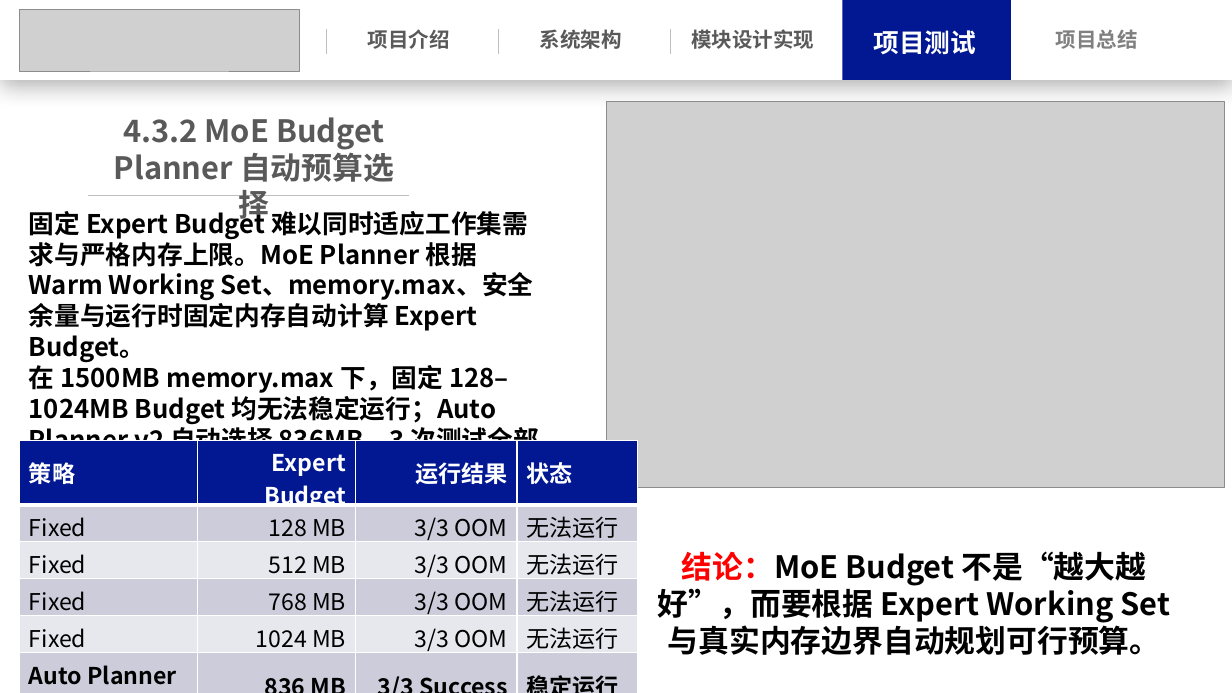
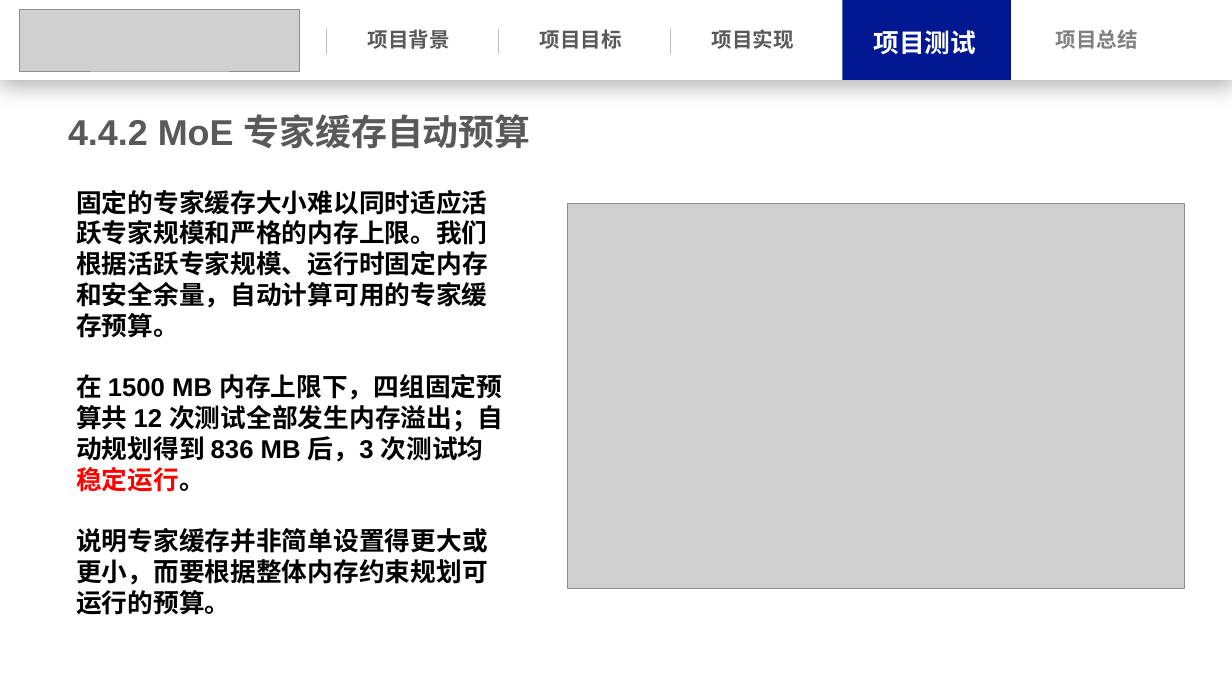
Before and after one commit to Leslie-1341/llama.cpp, a slide deck: slide 26 of docs/操作系统功能赛.pptx (slide 28 before the commit). Drawn at 1232x693 pixels with LibreOffice and Linux fonts; fonts in the diff are those of the drawing; grey boxes stand for pictures. Boxes give left, top, right and bottom in pixels: in the first picture for what was removed or moved away, otherwise in the second. Text is boxed around its words. In the diff, an @@ line names an element or a change of style, - is before the commit and + after.

```diff
--- a/docs/操作系统功能赛.pptx
+++ b/docs/操作系统功能赛.pptx
@@ text at box(368, 29, 450, 49): text changed; font Noto Sans CJK SC to Arial @@
-项目介绍
+项目背景
@@ text at box(540, 29, 622, 49): text changed; font Noto Sans CJK SC to Arial @@
-系统架构
+项目目标
@@ text at box(712, 29, 794, 49): text changed; font Noto Sans CJK SC to Arial @@
-模块设计实现
+项目实现
@@ text at box(68, 114, 531, 148): text changed; size 24 to 28 pt; font Noto Sans CJK SC to Arial @@
-4.3.2 MoE Budget Planner 自动预算选择
+4.4.2 MoE 专家缓存自动预算
@@ text removed at box(29, 207, 538, 484) @@
-固定 Expert Budget 难以同时适应工作集需求与严格内存上限。MoE Planner 根据 Warm Working Set、memory.max、安全余量与运行时固定内存自动计算 Expert Budget。
-在 1500MB memory.max 下，固定 128–1024MB Budget 均无法稳定运行；Auto Planner v2 自动选择 836MB，3 次测试全部成功。
@@ text added at box(76, 190, 503, 615), 20 pt, text #000000, bold @@
+固定的专家缓存大小难以同时适应活跃专家规模和严格的内存上限。我们根据活跃专家规模、运行时固定内存和安全余量，自动计算可用的专家缓存预算。
+在 1500 MB 内存上限下，四组固定预算共 12 次测试全部发生内存溢出；自动规划得到 836 MB 后，3 次测试均稳定运行。
+说明专家缓存并非简单设置得更大或更小，而要根据整体内存约束规划可运行的预算。
@@ line removed from (88, 195) to (409, 195) @@
@@ picture: place and size @@
-picture at box(607, 102, 1225, 488)
+picture at box(567, 203, 1184, 590)
@@ table removed at box(19, 440, 637, 689), 6 rows, 4 columns @@
-策略 | Expert Budget | 运行结果 | 状态
-Fixed | 128 MB | 3/3 OOM | 无法运行
-Fixed | 512 MB | 3/3 OOM | 无法运行
-Fixed | 768 MB | 3/3 OOM | 无法运行
-Fixed | 1024 MB | 3/3 OOM | 无法运行
-Auto Planner v2 | 836 MB | 3/3 Success | 稳定运行
@@ text removed at box(658, 551, 1170, 655) @@
-结论：MoE Budget 不是“越大越好”，而要根据 Expert Working Set 与真实内存边界自动规划可行预算。
```
Also in this commit, not shown: 27 other slides changed, 8 slides added, 11 slides removed, 3 other files.
